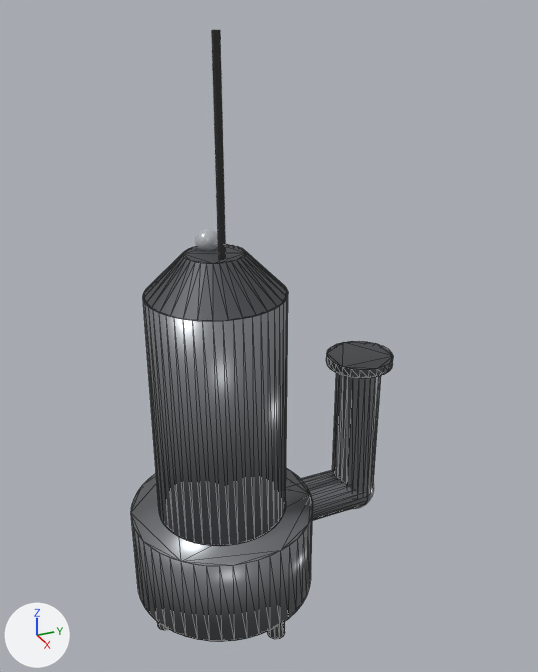
What one commit did to the glTF model examples/lift-station/hmi/static/models/submersible-pump.glb.
Before and after are seen from a 50 mm lens placed at (1.912, -0.691, 1.977), pointed at (-0.02, 0.178, 1.011). Every picture has the same lights, and +X, +Y and +Z are marked at lower left. The first picture is the older version. Mesh edges are drawn as thin lines on the coarser meshes. Where no turn or scale is listed for an object, it has been applied to the vertices. Vertices at exactly the same position are counted once.

The first picture shows 'Cable', 'Cap', 'Discharge', 'Motor', 'Riser', 'RiserFlange', 'Volute' and 3 more.
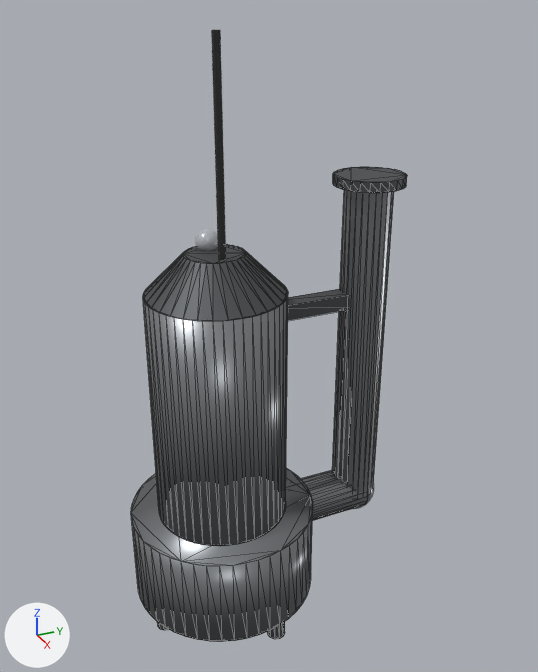
Where the newer file only moved an object's origin or applied its transform, the numbers keep the older frame.

Location of each change, (x1, y1, x2, y2) in pixels of the pictures (538 x 672 px):
'Riser', moved, rescaled
    before: (332, 373, 381, 493)
    after: (332, 190, 394, 493)
'RiserFlange', moved
    before: (326, 341, 393, 378)
    after: (333, 167, 407, 193)
'Strap', added
    after: (288, 289, 350, 321)

The change, as a diff of the scene's bpy script:
```diff
--- a/examples/lift-station/hmi/static/models/submersible-pump.glb.py
+++ b/examples/lift-station/hmi/static/models/submersible-pump.glb.py
@@ me_riser @@
 # used by ob_riser; location = (0.0, 0.5, 0.61)
-me_riser.from_pydata(...)  # 48 vertices, 92 faces; spans x -0.075..0.075, y -0.075..0.075, z -0.25..0.25
+me_riser.from_pydata(...)  # 48 vertices, 92 faces; spans x -0.075..0.075, y -0.075..0.075, z -0.25..0.85
+# me_riser part 1: the whole mesh is scaled about its middle by (1, 1, 2.2), then moved by (0.0, 0.0, 0.3)
 me_riser.materials.append(mat_steel)
@@ me_strap @@
+me_strap.from_pydata(...)  # a box spanning x -0.03..0.03, y -0.17..0.17, z -0.025..0.025
+me_strap.materials.append(mat_steeldark)  # dark grey #56595c
@@ ob_riserflange @@
 ob_riserflange = bpy.data.objects.new('RiserFlange', me_riserflange)
-ob_riserflange.location = (0.0, 0.5, 0.875)
+ob_riserflange.location = (0.0, 0.5, 1.475)
@@ ob_strap @@
+ob_strap = bpy.data.objects.new('Strap', me_strap)
+ob_strap.location = (0.0, 0.33, 1.1)
```
